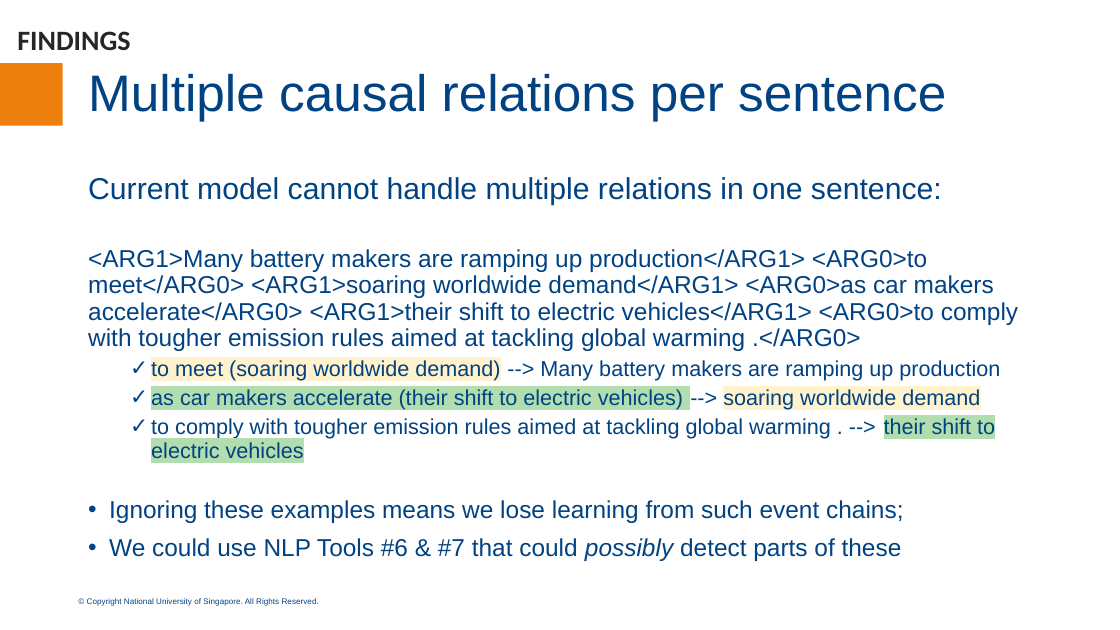
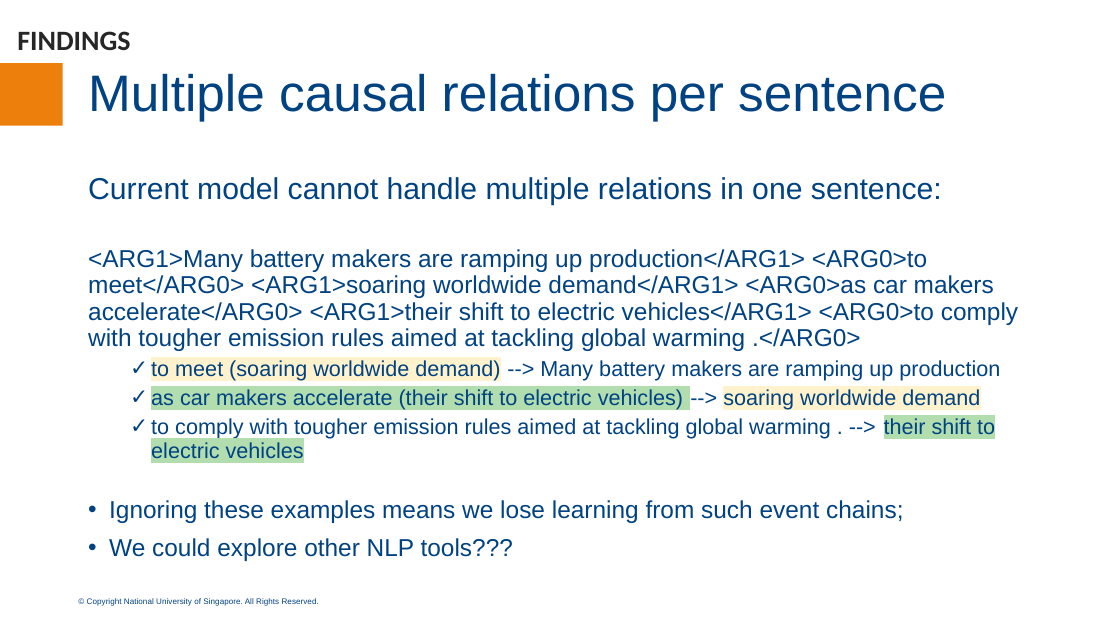
Before and after one commit to pauldebdeep9/Panasonic-IDS, a slide deck: slide 12 of documentation/20230210 Discussion 01/Panasonic_IDS_Discussion_01.pptx. Drawn at 1120x630 pixels with LibreOffice and Linux fonts; fonts in the diff are those of the drawing. Boxes give left, top, right and bottom in pixels: in the first picture for what was removed or moved away, otherwise in the second. Text is boxed around its words. In the diff, an @@ line names an element or a change of style, - is before the commit and + after.

```diff
--- a/documentation/20230210 Discussion 01/Panasonic_IDS_Discussion_01.pptx
+++ b/documentation/20230210 Discussion 01/Panasonic_IDS_Discussion_01.pptx
@@ text at [109, 538, 513, 561]: text changed @@
-• We could use NLP Tools #6 & #7 that could possibly detect parts of these
+• We could explore other NLP tools???
```
Also in this commit, not shown: 4 slides added, 4 other files.
